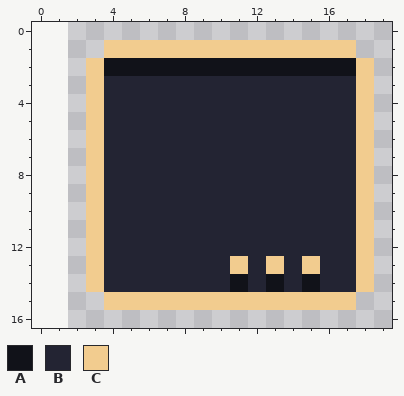
Pixel-art sprite: resources/images/ui/selectBoxUp_dark.png. That is the earlier state.
The file is 18x17 pixels. The old version is drawn lined up with the new one, on the new canvas.
Palette (. is transparent): A #111219  B #232433  C #f2cc8f
Pixels before, first column x 3:
 1 .CCCCCCCCCCCCCC.
 2 CAAAAAAAAAAAAAAC
 3 CBBBBBBBBBBBBBBC
 4 CBBBBBBBBBBBBBBC
 5 CBBBBBBBBBBBBBBC
 6 CBBBBBBBBBBBBBBC
 7 CBBBBBBBBBBBBBBC
 8 CBBBBBBBBBBBBBBC
 9 CBBBBBBBBBBBBBBC
10 CBBBBBBBBBBBBBBC
11 CBBBBBBBBBBBBBBC
12 CBBBBBBBBBBBBBBC
13 CBBBBBBBCBCBCBBC
14 CBBBBBBBABABABBC
15 .CCCCCCCCCCCCCC.
The same view after the edit:
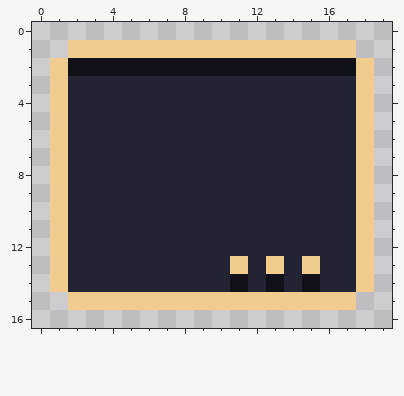
The edit:
canvas 18x17 -> 20x17, the old top-left corner now at 2,0
Changed rows in their new state; - is an unchanged pixel.
first column x 1:
 1 -CC
 2 CAA
 3 CBB
 4 CBB
 5 CBB
 6 CBB
 7 CBB
 8 CBB
 9 CBB
10 CBB
11 CBB
12 CBB
13 CBB
14 CBB
15 -CC
Boxes around the changes in both pictures, in picture pixels (x1, y1, x2, y2):
changed: (50, 40, 104, 310)
